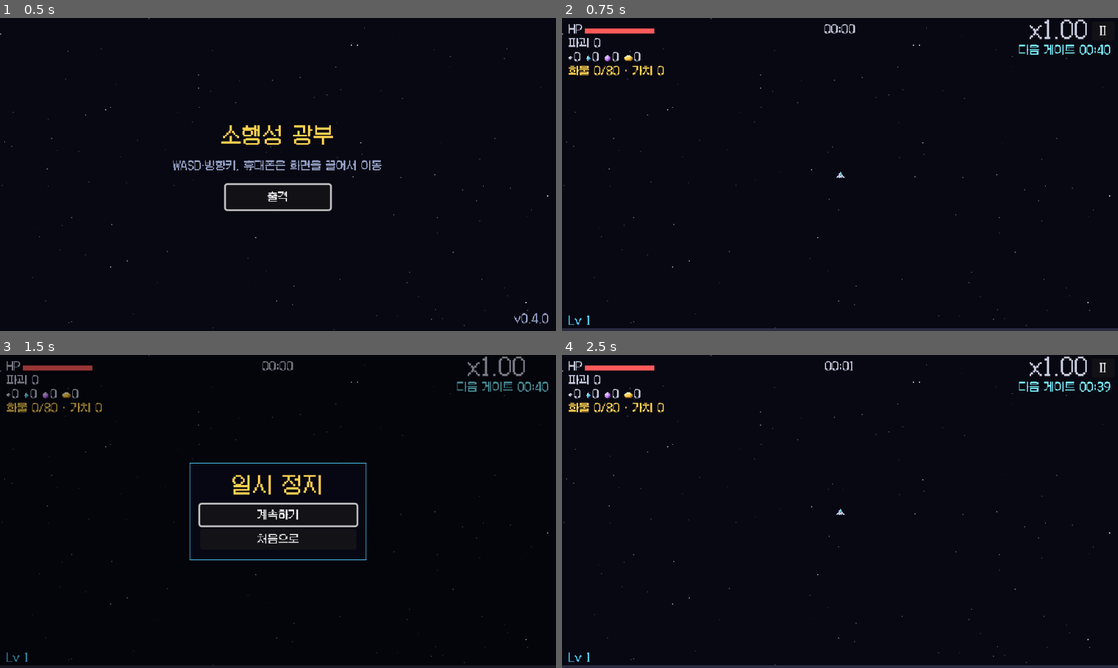
Above: before the commit, frames 1-4 (two rows, left to right).
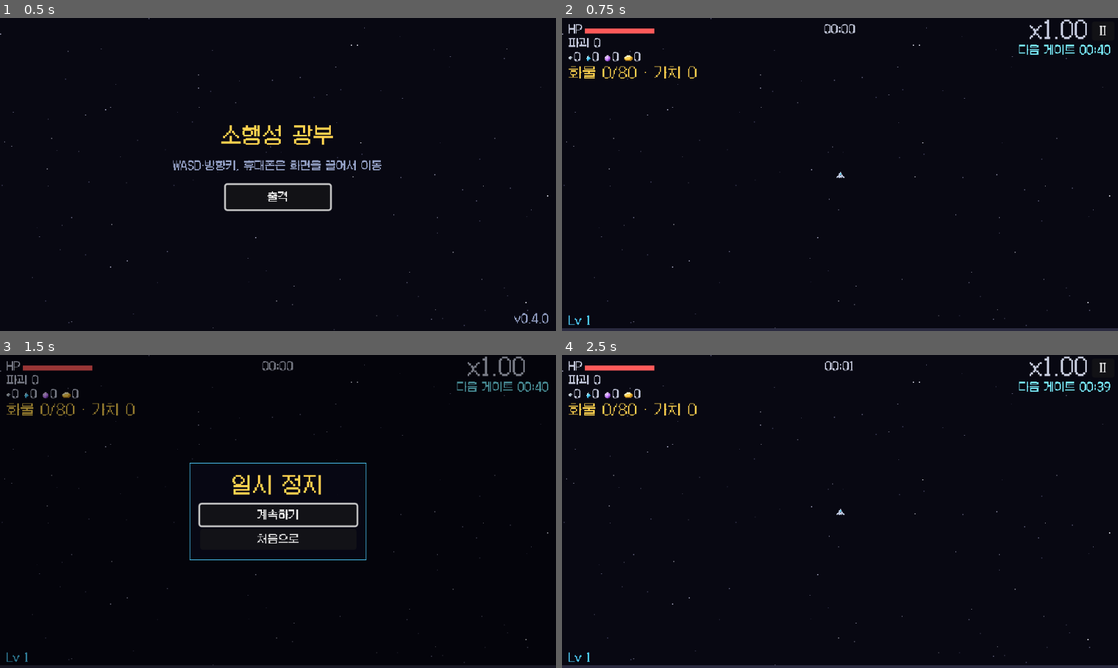
Above: after the commit, the same moments.

Repository: jaehyo-dev/asteroid-miner
Game: Godot game, scene res://scenes/main.tscn
Same seed, same stepped clock (60 frames per second), same inputs: the game is played once before the commit and once after it.
Inputs:
- Up to frame 1 (0.5 s): no input
- Up to frame 2 (0.75 s): click "출격" at 0.5 s
- Up to frame 3 (1.5 s): click "II" at 1.25 s
- Up to frame 4 (2.5 s): click "계속하기" at 2 s

Frame 1 is identical in both runs. In frame 2, 0.5% of the frame differs, in the area x 1-25%, y 15-98%; in frame 3, 0.5%; in frame 4, 0.5%.

Commit message:
화물칸 칸수·가치를 크게 표시
Co-Authored-By: Claude Opus 5.5 <noreply@anthropic.com>

Diff:
--- a/scripts/ui/hud.gd
+++ b/scripts/ui/hud.gd
@@ -32,6 +32,8 @@
 const COLOR_BAR_BG := Color("#2a2a40")
 ## 워프 게이트 색 (화살표, 남은 시간, 충전)
 const COLOR_GATE := Color("#7cf0ff")
+## 화물칸 칸수·가치 글자 크기 (다른 정보보다 크게)
+const CARGO_FONT_SIZE := 16
 ## 화물칸이 꽉 찼을 때 글자 색
 const COLOR_FULL := Color("#ff9a2e")
 ## 위험도 배율 글자 크기와 색 (x1.0 기본 색 → 최대일 때 붉은 주황)
@@ -78,7 +80,7 @@
 		var text := str(cargo.counts[grade])
 		draw_string(font, Vector2(x + icon.get_width() + 2, MARGIN + 42), text, HORIZONTAL_ALIGNMENT_LEFT, -1, FONT_SIZE, COLOR_TEXT)
 		x += icon.get_width() + 2 + font.get_string_size(text, HORIZONTAL_ALIGNMENT_LEFT, -1, FONT_SIZE).x + 6
-	draw_string(font, Vector2(MARGIN, MARGIN + 58), cargo_text(cargo), HORIZONTAL_ALIGNMENT_LEFT, -1, FONT_SIZE, COLOR_FULL if cargo.is_full() else COLOR_VALUE)
+	draw_string(font, Vector2(MARGIN, MARGIN + 62), cargo_text(cargo), HORIZONTAL_ALIGNMENT_LEFT, -1, CARGO_FONT_SIZE, COLOR_FULL if cargo.is_full() else COLOR_VALUE)
 	_draw_risk(font)
 	_draw_gate_info(font)
 	# 레벨과 경험치 막대 (화면 맨 아래 전체 너비)
